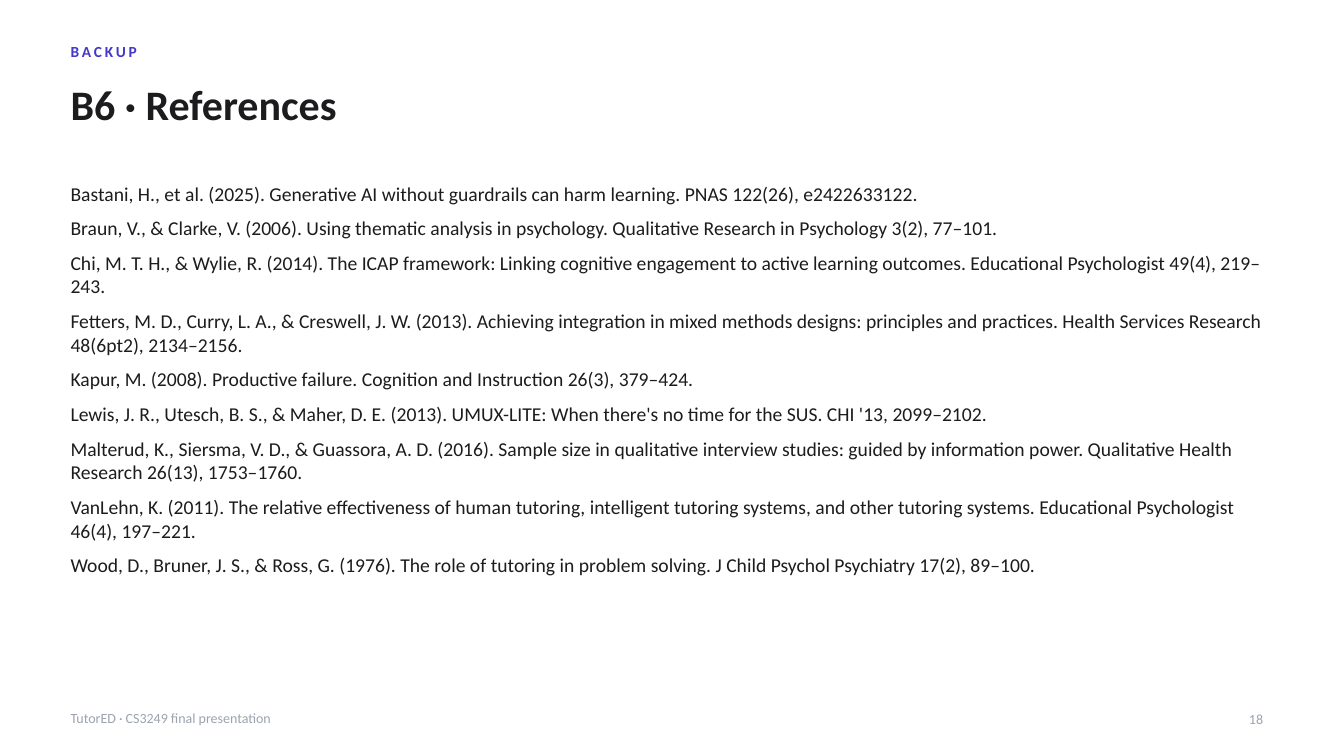
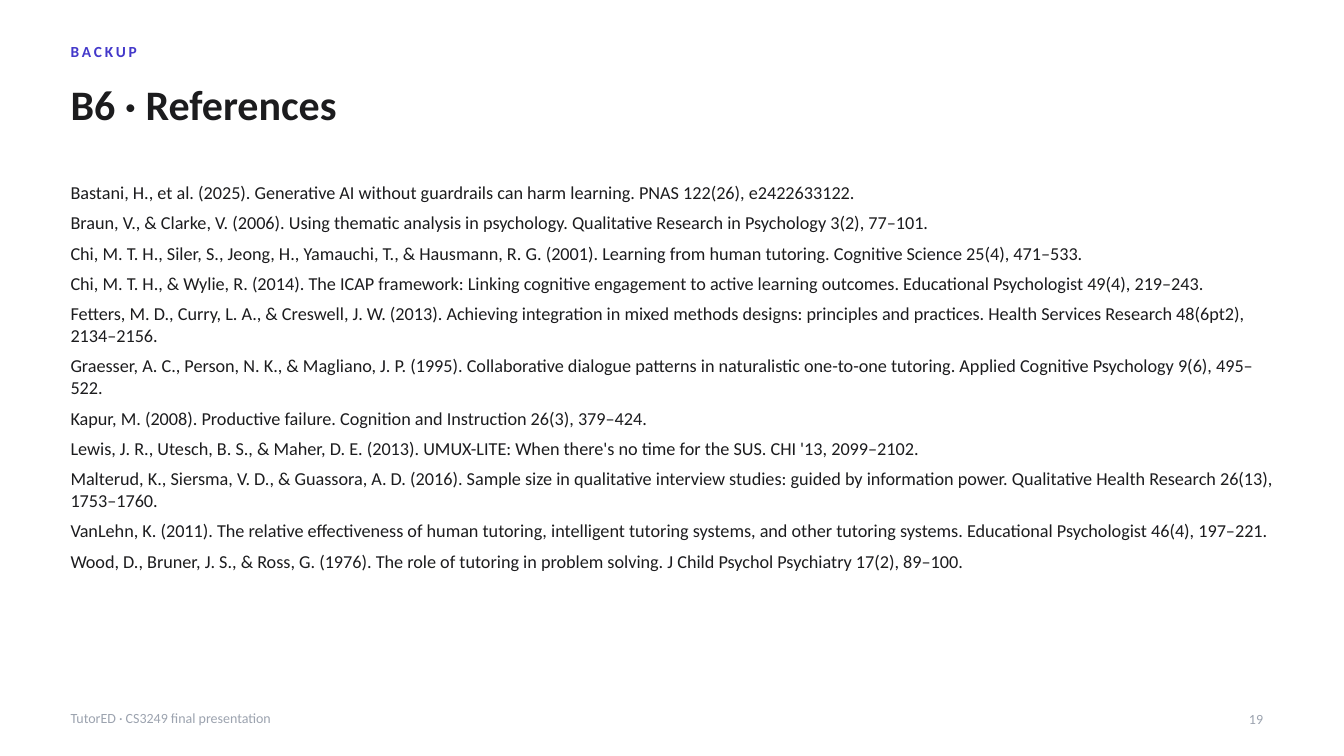
Before and after one commit to lucasisnotcool/ChatterED, a slide deck: slide 19 of docs/group/final-presentation/UserStudy_Lucas.pptx (slide 18 before the commit). Drawn at 1344x756 pixels with LibreOffice and Linux fonts; fonts in the diff are those of the drawing. Boxes give left, top, right and bottom in pixels: in the first picture for what was removed or moved away, otherwise in the second. Text is boxed around its words. In the diff, an @@ line names an element or a change of style, - is before the commit and + after.

```diff
--- a/docs/group/final-presentation/UserStudy_Lucas.pptx
+++ b/docs/group/final-presentation/UserStudy_Lucas.pptx
@@ text at box(71, 186, 1272, 571): size 14 to 13 pt in "Bastani, H., et al. (2025). Generative AI ...", "Braun, V., & Clarke, V. (2006). Using ...", "Chi, M. T. H., & Wylie, R. ...", "Fetters, M. D., Curry, L. A., & ..." and 5 more places; less space between paragraphs @@
@@ text at box(71, 247, 1082, 263): paragraph added @@
+Chi, M. T. H., Siler, S., Jeong, H., Yamauchi, T., & Hausmann, R. G. (2001). Learning from human tutoring. Cognitive Science 25(4), 471–533.
@@ text at box(71, 359, 1253, 394): paragraph added @@
+Graesser, A. C., Person, N. K., & Magliano, J. P. (1995). Collaborative dialogue patterns in naturalistic one-to-one tutoring. Applied Cognitive Psychology 9(6), 495–522.
@@ page number at box(1249, 715, 1263, 724): text changed @@
-18
+19
```
Also in this commit, not shown: 9 other slides changed, 2 slides added, 1 slide removed, 1 other file.
